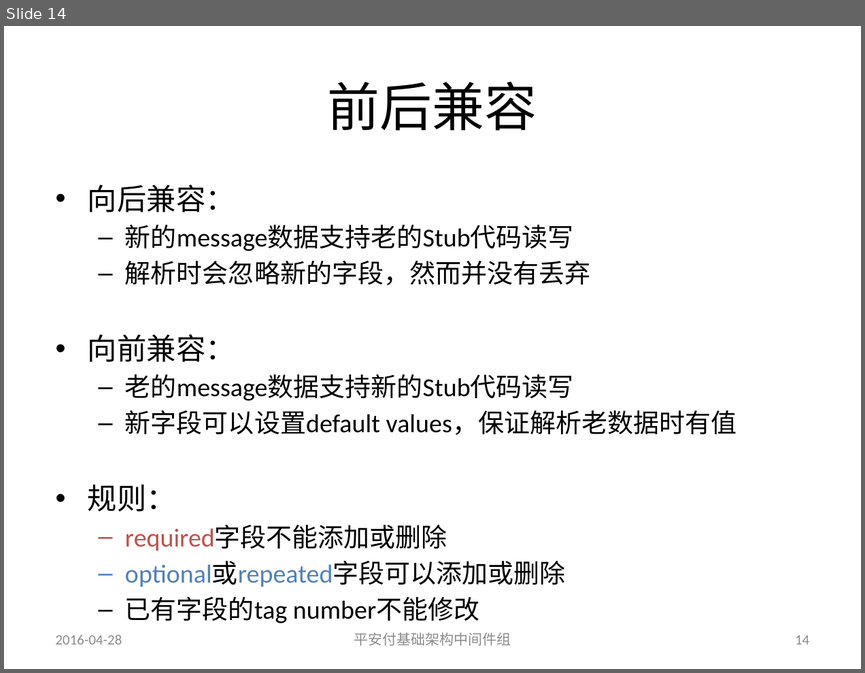
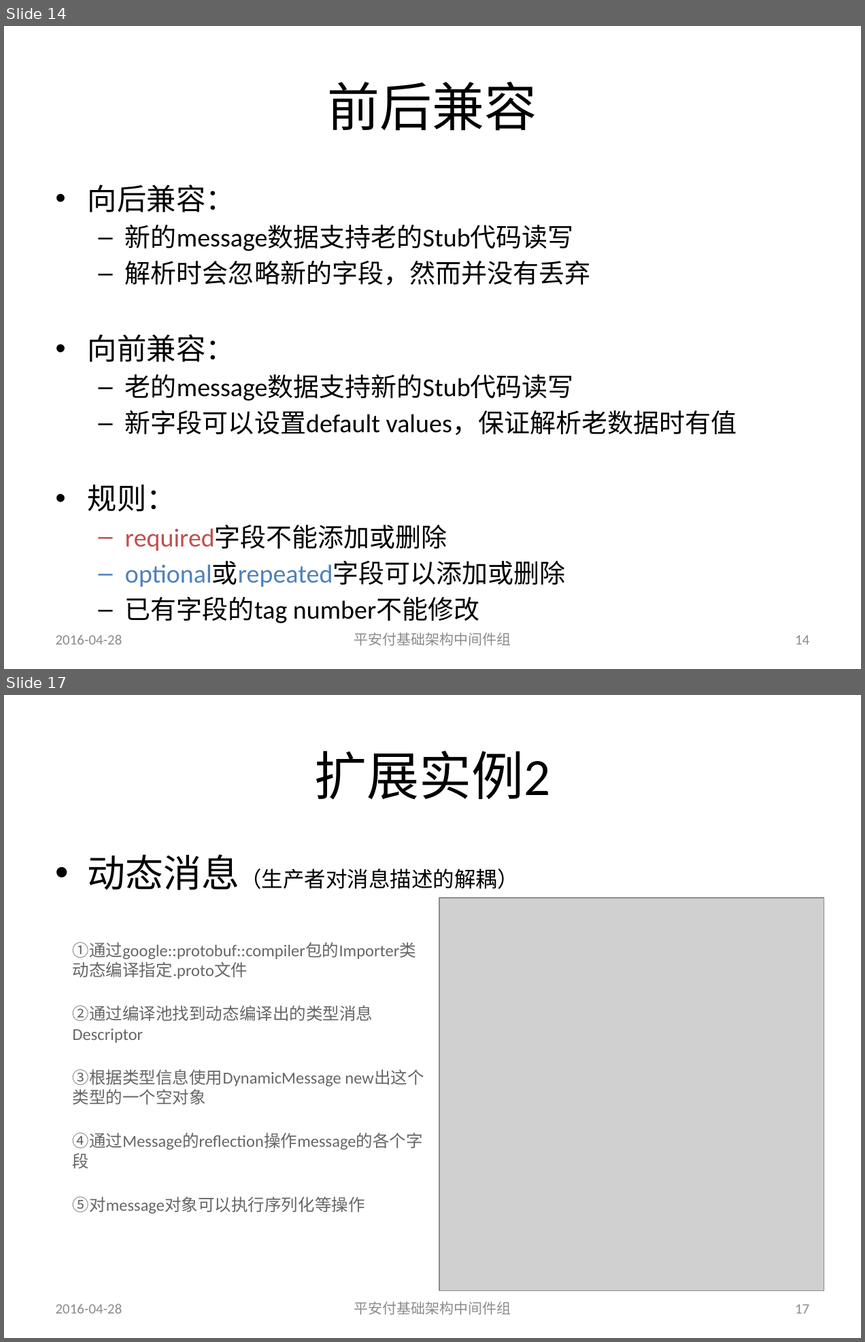
Before and after one commit to guhanjie/Knowledge-sharing, a slide deck: ProtocolBuffer简介——by顾汉杰.pptx. Shown one above the other, each under a label of ours: slide 14 before the commit, slides 14 and 17 after it; the slides between them are not shown. The pictures are 865x673 and 865x1342 pixels, drawn with LibreOffice and Linux fonts; fonts in the diff are those of the drawing; grey boxes stand for pictures. Boxes give left, top, right and bottom in pixels: in the first picture for what was removed or moved away, otherwise in the second. Text is boxed around its words. In the diff, an @@ line names an element or a change of style, - is before the commit and + after.

Commit message:
update protobuf

```diff
--- a/ProtocolBuffer简介——by顾汉杰.pptx
+++ b/ProtocolBuffer简介——by顾汉杰.pptx
@@ slide 17 added at bbox=[4, 695, 861, 1338], background #FFFFFF @@
@@ title added at bbox=[314, 751, 550, 800], 44 pt, text #000000 @@
+扩展实例2
@@ text added at bbox=[88, 854, 519, 890], 18 pt, text #000000 @@
+• 动态消息（生产者对消息描述的解耦）
@@ picture added at bbox=[439, 898, 824, 1291] @@
@@ text added at bbox=[73, 942, 416, 979], 14 pt, text #666666 @@
+①通过google::protobuf::compiler包的Importer类动态编译指定.proto文件
@@ text added at bbox=[64, 999, 435, 1048], 14 pt, text #666666 @@
+②通过编译池找到动态编译出的类型消息Descriptor
@@ text added at bbox=[73, 1069, 341, 1086], 14 pt, text #666666 @@
+③根据类型信息使用DynamicMessage new出这个类型的一个空对象
@@ text added at bbox=[64, 1126, 435, 1175], 14 pt, text #666666 @@
+④通过Message的reflection操作message的各个字段
@@ text added at bbox=[73, 1196, 365, 1213], 14 pt, text #666666 @@
+⑤对message对象可以执行序列化等操作
@@ text added at bbox=[56, 1304, 122, 1313], 12 pt, text #8C8C8C @@
+2016-04-28
@@ text added at bbox=[354, 1301, 511, 1314], 12 pt, text #8C8C8C @@
+平安付基础架构中间件组
@@ page number added at bbox=[795, 1304, 809, 1313], 12 pt, text #8C8C8C @@
+17
```
Also in this commit, not shown: 6 slides changed, 1 other slide added, 1 other file.
